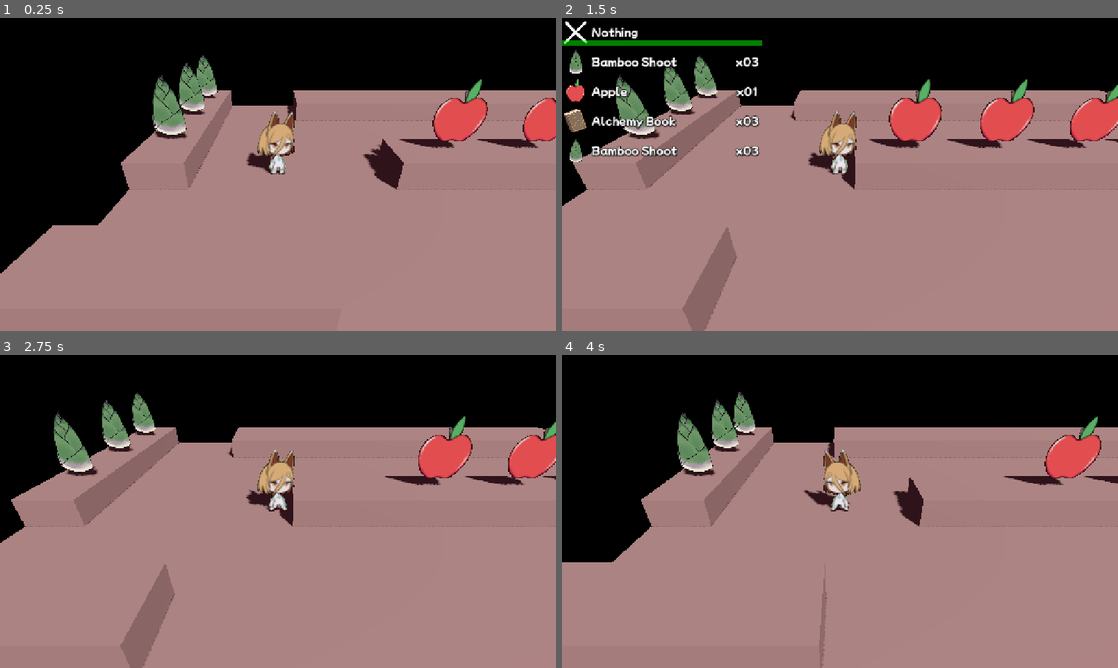
Above: before the commit, frames 1-4 (two rows, left to right).
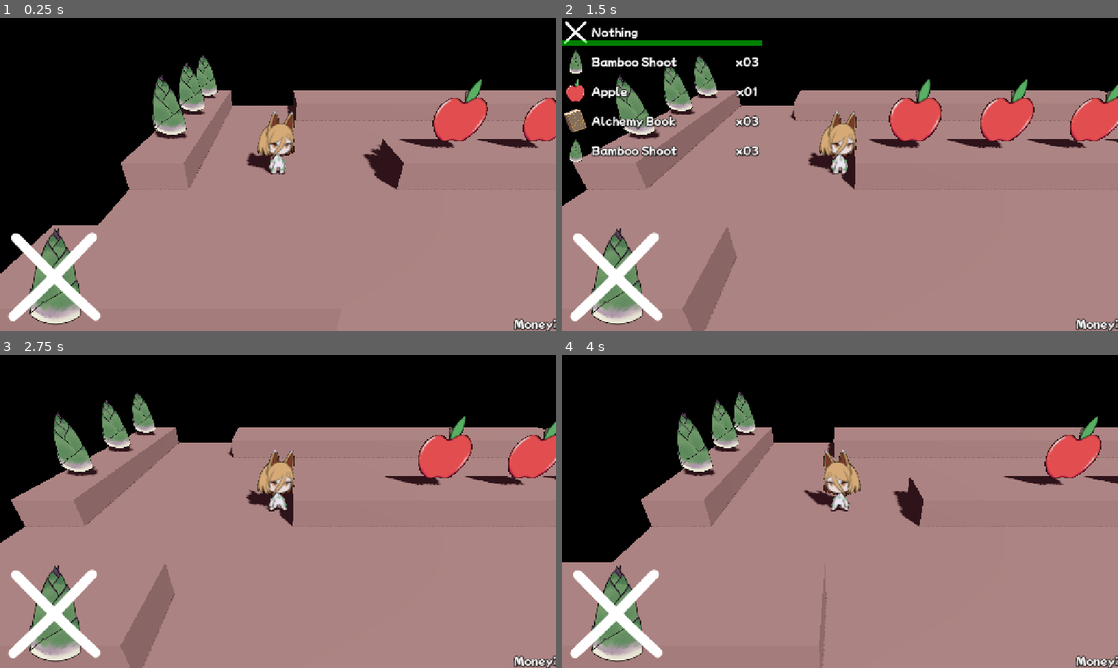
Above: after the commit, the same moments.

Repository: kumapauz/touhou-jam-17
Game: Godot game, scene res://scenes/Store.tscn
Same seed, same stepped clock (60 frames per second), same inputs: the game is played once before the commit and once after it. The engine's default icon, where the game draws it, is replaced by a stand-in: a white triangle on a blue panel in a dark square.
Inputs:
- Up to frame 1 (0.25 s): no input
- Up to frame 2 (1.5 s): tap Enter at 0.5 s; hold D (right) 0.53-1.28 s; tap O (confirm) at 0.6, 1.25, 1.35 s; hold S (down) from 1.28 s (still down)
- Up to frame 3 (2.75 s): tap O (confirm) at 2, 2.1 s; release S (down) at 2.03 s; hold D (right) from 2.03 s (still down)
- Up to frame 4 (4 s): tap O (confirm) at 2.75, 2.85, 3.5, 3.6 s; release D (right) at 2.78 s; hold W (up) 2.78-3.53 s; hold A (left) from 3.53 s (still down)

The runs differ from the first frame. In frame 1, 2.9% of the frame differs, in the area x 1-100%, y 67-100%; in frame 2, 2.9%; in frame 3, 2.9%; in frame 4, 2.9%.

Commit message:
Start working on status manager

Diff:
--- a/project/t-17-jam/scenes/Store.tscn
+++ b/project/t-17-jam/scenes/Store.tscn
@@ -10,6 +10,11 @@
 [ext_resource type="Resource" uid="uid://biy4l7vw6axob" path="res://resource/items/AlchemyBook.tres" id="5_xlrfv"]
 [ext_resource type="Resource" uid="uid://c75toub3n1o0c" path="res://resource/items/BambooShoot.tres" id="6_126te"]
 [ext_resource type="PackedScene" uid="uid://clu6oabjgfu61" path="res://scenes/character/Npc.tscn" id="6_oe1d6"]
+[ext_resource type="Script" uid="uid://b1nuksdcwx12b" path="res://scripts/gameplay/status.gd" id="11_23q52"]
+[ext_resource type="LabelSettings" uid="uid://ci1qmjpev67c8" path="res://assets/interface/InventoryFont.tres" id="11_hq1qq"]
+[ext_resource type="Texture2D" uid="uid://cdpediinaawmv" path="res://assets/items/bamboo_shoot.png" id="12_y1n3w"]
+[ext_resource type="Texture2D" uid="uid://cyml7meso7n57" path="res://assets/items/nothing.png" id="13_23q52"]
+[ext_resource type="Texture2D" uid="uid://bn80bx1oqo0hg" path="res://assets/items/alchemy_book.png" id="14_7ftef"]
 
 [sub_resource type="ProceduralSkyMaterial" id="ProceduralSkyMaterial_ayu48"]
 sky_horizon_color = Color(0.66224277, 0.6717428, 0.6867428, 1)
@@ -172,3 +177,44 @@
 
 [node name="NPCParent" type="Node3D" parent="NPCManager" unique_id=351537189]
 transform = Transform3D(1, 0, 0, 0, 1, 0, 0, 0, 1, 3, 0, 0)
+
+[node name="Status" type="Control" parent="." unique_id=1391030701 node_paths=PackedStringArray("npc_manager", "money_label", "time_bar")]
+layout_mode = 3
+anchors_preset = 15
+anchor_right = 1.0
+anchor_bottom = 1.0
+grow_horizontal = 2
+grow_vertical = 2
+script = ExtResource("11_23q52")
+npc_manager = NodePath("../NPCManager")
+money_label = NodePath("Label")
+time_bar = NodePath("Time")
+
+[node name="Label" type="Label" parent="Status" unique_id=1424785077]
+layout_mode = 1
+anchors_preset = 3
+anchor_left = 1.0
+anchor_top = 1.0
+anchor_right = 1.0
+anchor_bottom = 1.0
+offset_left = -97.0
+offset_top = -35.0
+grow_horizontal = 0
+grow_vertical = 0
+text = "Money:"
+label_settings = ExtResource("11_hq1qq")
+
+[node name="Time" type="TextureProgressBar" parent="Status" unique_id=285689092]
+layout_mode = 1
+anchors_preset = 2
+anchor_top = 1.0
+anchor_bottom = 1.0
+offset_top = -256.0
+offset_right = 256.0
+grow_vertical = 0
+max_value = 1.0
+step = 0.0
+fill_mode = 4
+texture_under = ExtResource("12_y1n3w")
+texture_over = ExtResource("13_23q52")
+texture_progress = ExtResource("14_7ftef")
--- a/project/t-17-jam/scripts/gameplay/npc_manager.gd
+++ b/project/t-17-jam/scripts/gameplay/npc_manager.gd
@@ -1,5 +1,6 @@
 ## Manages spawning NPCs and giving them places to go.
 extends Node3D
+class_name NpcManager
 
 ## Maximum number of npcs at the start
 @export var max_npcs: int = 5
--- /dev/null
+++ b/project/t-17-jam/scripts/gameplay/status.gd
@@ -0,0 +1,32 @@
+### Manages the game status.
+extends Node
+
+## Tracks whether customers can come into the store.
+var is_open: bool = true
+
+@export var npc_manager: NpcManager
+
+@export_group("Components")
+@export var money_label: Label
+@export var time_bar: TextureProgressBar
+
+## Amount of money the player has.
+var money: int
+
+## Tracks whether time should be running.
+var is_day_active: bool
+
+var current_time: float
+## How many seconds each business day is.
+const DAY_LENGTH: float = 10.0
+
+func _process(delta: float) -> void:
+	if !is_day_active:
+		return
+
+	current_time = move_toward(current_time, DAY_LENGTH, delta)
+	time_bar.value = current_time / DAY_LENGTH
+
+func add_money(amount: int) -> void:
+	money = max(0, money + amount)
+	money_label.text = "x%08d" % money
Not shown, added: project/t-17-jam/scripts/gameplay/status.gd.uid
